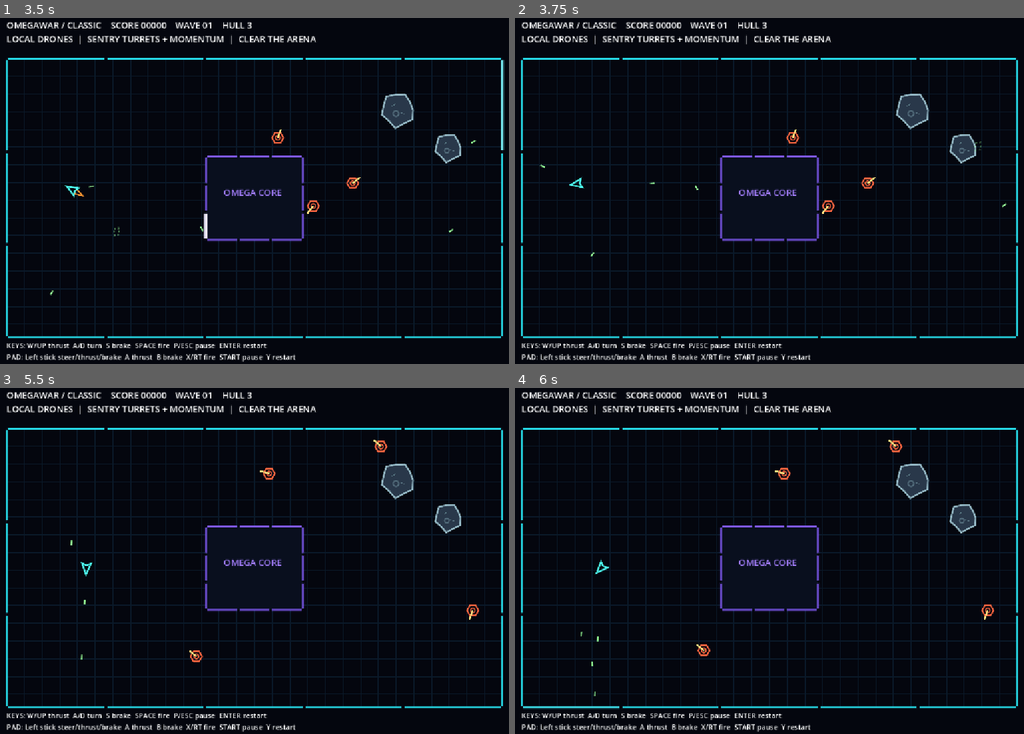
Above: before the commit, frames 1-4 (two rows, left to right).
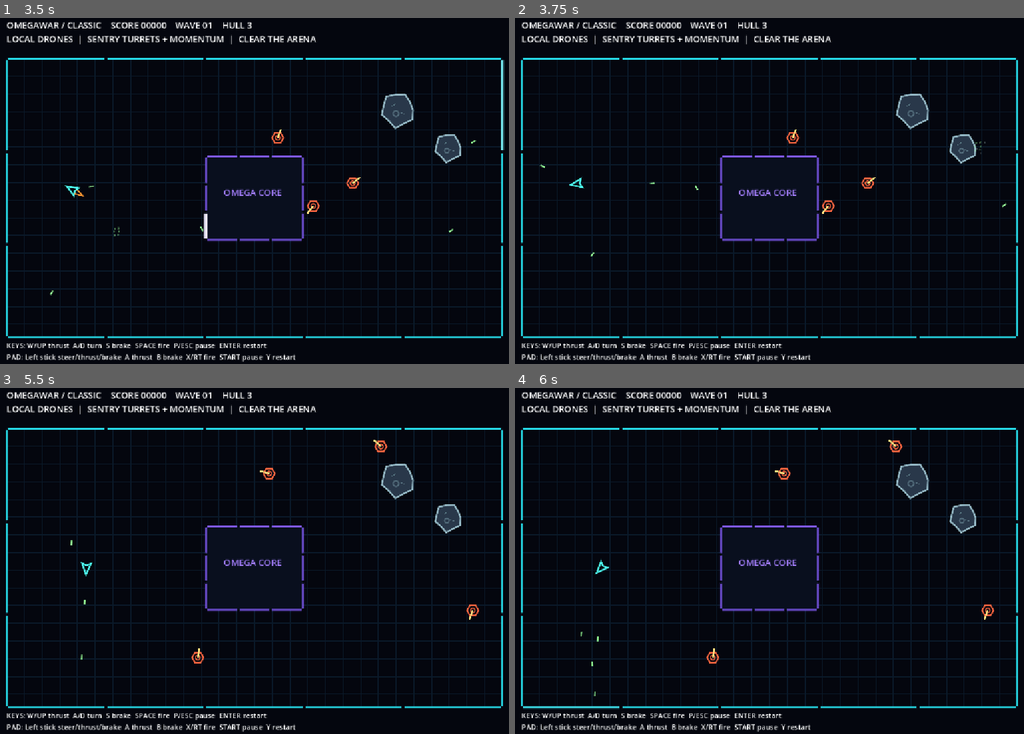
Above: after the commit, the same moments.

Repository: Jonty303/Project-OmegaWar
Game: Godot game, scene res://scenes/main.tscn
Two runs of this game, one before a commit and one after it. Both use one fixed random seed, a clock stepped at 60 frames per second and the inputs below.
Inputs:
- Up to frame 1 (3.5 s): tap Enter (restart) at 0.5 s; hold D (turn_right) 0.53-1.28 s; hold Space (fire) 0.53-1.28 s; hold S (brake) 1.28-2.03 s; tap Space (fire) at 1.35, 2.85 s; hold D (turn_right) 2.03-2.78 s; hold Space (fire) 2.03-2.78 s; hold W (thrust) from 2.78 s (still down)
- Up to frame 2 (3.75 s): release W (thrust) at 3.53 s; hold A (turn_left) from 3.53 s (still down); hold Space (fire) from 3.53 s (still down)
- Up to frame 3 (5.5 s): tap Enter (restart) at 4.15 s; release Space (fire) at 4.28 s; tap Space (fire) at 4.35 s; release A (turn_left) at 5.03 s; hold S (brake) from 5.03 s (still down); hold Space (fire) from 5.03 s (still down)
- Up to frame 4 (6 s): release S (brake) at 5.78 s; release Space (fire) at 5.78 s; hold D (turn_right) from 5.78 s (still down); tap Space (fire) at 5.85 s

Frame 1 is identical in both runs. In frame 2, less than 0.1% of the frame differs, in the area x 85-93%, y 33-43%; in frame 3, less than 0.1%; in frame 4, 0.1%, in the area x 35-41%, y 74-80%.

Commit message:
Connect asteroid collisions, impulses and reduced Local Drone ranges to game loop

Diff:
--- a/scripts/arena.gd
+++ b/scripts/arena.gd
@@ -83,7 +83,7 @@
 					normal = Vector2.RIGHT
 				var correction: Vector2 = next + normal * reach
 				# The actor can be pushed safely, but never takes rock damage.
-				if not blocked_static(correction, body_radius) and asteroid_at(correction, body_radius) == rock:
+				if not blocked_static(correction, body_radius) and asteroid_at(correction, body_radius) == null:
 					body.position = correction
 					body.velocity += normal * minf(speed * 0.30, 38.0)
 				else:
--- a/scripts/enemy.gd
+++ b/scripts/enemy.gd
@@ -2,8 +2,8 @@
 
 # Local Drone: a territorial sentry, not a continuously homing attacker.
 const COLLISION_RADIUS := 14.0
-const VISION_RANGE := 350.0
-const WEAPON_RANGE := 265.0
+const VISION_RANGE := 250.0
+const WEAPON_RANGE := 200.0
 const TRAVEL_SPEED := 54.0
 const ACCELERATION := 75.0
 const TURRET_TURN_RATE := 6.0
--- a/scripts/game.gd
+++ b/scripts/game.gd
@@ -47,6 +47,7 @@
 	bind_pad_axis("fire", JOY_AXIS_TRIGGER_RIGHT, 1.0)
 	add_child(arena)
 	arena.wall_bounced.connect(on_wall_bounced)
+	arena.asteroid_struck.connect(on_asteroid_struck)
 	hud.position = Vector2(40, 20)
 	hud.add_theme_font_size_override("font_size", 20)
 	add_child(hud)
@@ -89,6 +90,7 @@
 	shots.clear()
 	effects.clear()
 	arena.reset_flashes()
+	arena.reset_asteroids()
 	if is_instance_valid(ship):
 		ship.free()
 	ship = Ship.new()
@@ -120,6 +122,9 @@
 		return
 	arena.advance_flashes(delta)
 	step_effects(delta)
+	var moving_bodies: Array[Node2D] = [ship]
+	moving_bodies.append_array(enemies)
+	arena.advance_asteroids(delta, moving_bodies)
 	if dying:
 		death_timer = maxf(0.0, death_timer - delta)
 		if death_timer <= 0.0:
@@ -162,6 +167,7 @@
 	# Larger, longer-lived burst than ordinary hits: the ship disintegrates
 	# into moving wreckage before the game-over banner appears.
 	spawn_debris(ship.position, Color(0.3, 1.0, 0.95), 2.1, 32, DEATH_EXPLOSION_TIME)
+	arena.apply_blast(ship.position, 850.0, 180.0)
 
 func resolve_collisions() -> void:
 	# Impulse-based ship/enemy impacts: separation, momentum transfer and
@@ -199,6 +205,7 @@
 func defeat_enemy(index: int) -> void:
 	var enemy = enemies[index]
 	spawn_debris(enemy.position, Color(1.0, 0.5, 0.25), 1.4, 16, 0.62)
+	arena.apply_blast(enemy.position, 320.0, 100.0)
 	score += 100
 	enemies.remove_at(index)
 	enemy.queue_free()
@@ -219,6 +226,8 @@
 				if shot.bounces_left <= 0 or shot.distance_travelled >= Projectile.MAX_RANGE:
 					break
 				arena.move_shot(shot, delta / float(steps))
+				if shot.dissolving:
+					break # Hit heavy asteroid cover: no damage or ricochet.
 				if shot.hostile:
 					if shot.position.distance_to(ship.position) < Ship.COLLISION_RADIUS + Projectile.HIT_RADIUS:
 						ship.velocity += shot.velocity.normalized() * 24.0
@@ -255,6 +264,9 @@
 func on_wall_bounced(at: Vector2, speed: float) -> void:
 	spawn_debris(at, Color(0.55, 0.9, 1.0), clampf(speed / 170.0, 0.5, 1.6))
 
+func on_asteroid_struck(at: Vector2, power: float) -> void:
+	spawn_debris(at, Color(0.62, 0.73, 0.77), clampf(power / 420.0, 0.5, 1.1), 5, 0.27)
+
 func step_effects(delta: float) -> void:
 	for i in range(effects.size() - 1, -1, -1):
 		var effect = effects[i]
